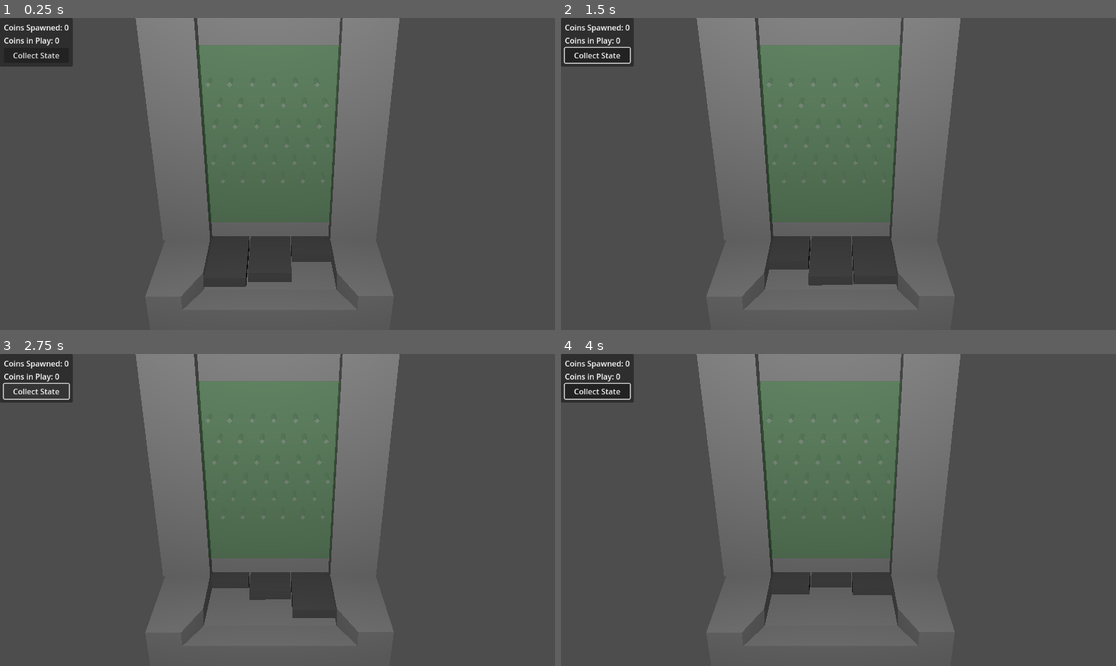
Above: before the commit, frames 1-4 (two rows, left to right).
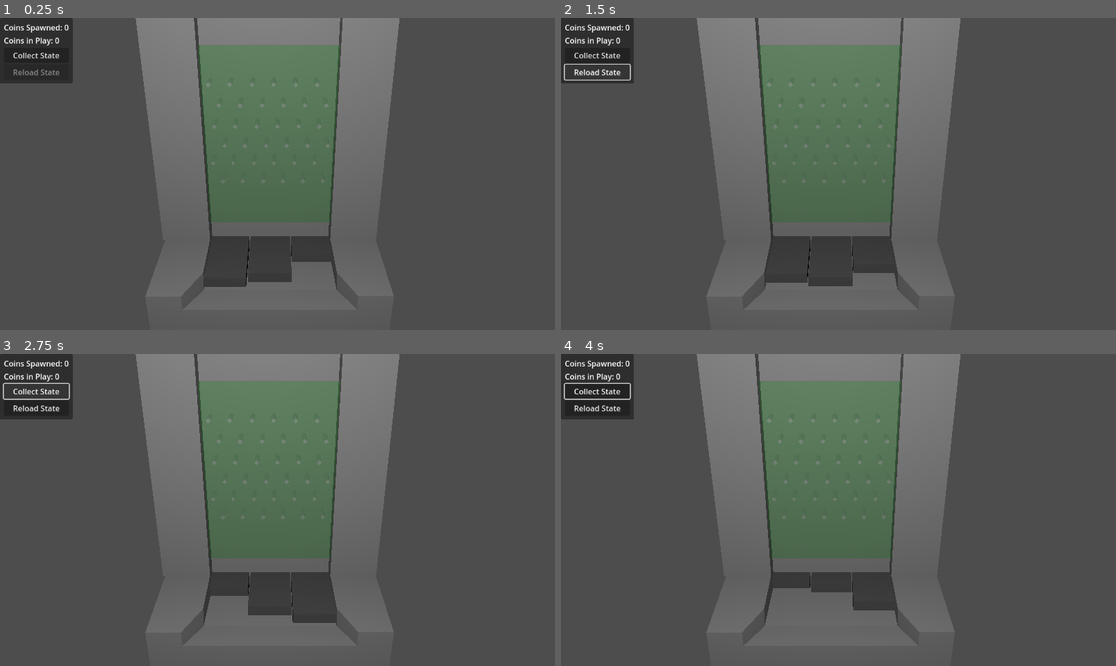
Above: after the commit, the same moments.

Repository: shaunhegarty/coin-pusher-godot
Game: Godot game, scene res://Core/Pusher/coin_pusher.tscn
Two runs of this game, one before a commit and one after it. Both use one fixed random seed, a clock stepped at 60 frames per second and the inputs below.
Inputs (mouse positions are in pixels of both pictures, inside the frame that each line leads up to):
- Up to frame 1 (0.25 s): no input
- Up to frame 2 (1.5 s): click "Collect State" at 0.5 s; click (599, 71) at 1.25 s, where only the run after the commit has a clickable "Reload State"
- Up to frame 3 (2.75 s): click "Collect State" at 2 s
- Up to frame 4 (4 s): click "Collect State" at 2.75 s; move the mouse to (960, 494) at 3.52 s; click (960, 494) at 3.67 s

The runs differ from the first frame. In frame 1, 0.6% of the frame differs, in the area x 0-14%, y 15-21%; in frame 2, 1.1%; in frame 3, 1.4%, in the area x 0-61%, y 15-87%; in frame 4, 1.3%.

Commit message:
Can now reload stored state

Diff:
--- a/Core/Global/game_controller.gd
+++ b/Core/Global/game_controller.gd
@@ -3,24 +3,48 @@
 signal coin_spawned
 signal coin_counted
 signal coins_in_play_changed
+signal game_state_stored
+
+signal node_registered(registered_node)
+signal registration_complete
+
 
 var coin_count: int = 0
 var coins_in_play: int = 0
 
 var animation_player: AnimationPlayer
 var coins_in_play_area: CoinsInPlayArea
+var coin_spawner: CoinSpawner
+
+var is_registration_complete: bool = false
 
 
 func _ready():
 	coin_spawned.connect(increment_coin_count)
+	node_registered.connect(_registration_check)
 
 
 func register_animation_player(pusher_animation_player: AnimationPlayer):
 	animation_player = pusher_animation_player
+	node_registered.emit(animation_player)
 
 
 func register_coins_in_play_area(coins_in_play_area_to_register: CoinsInPlayArea):
 	coins_in_play_area = coins_in_play_area_to_register
+	node_registered.emit(coins_in_play_area)
+
+
+func register_coin_spawner(coin_spawner_to_register: CoinSpawner):
+	coin_spawner = coin_spawner_to_register
+	node_registered.emit(coin_spawner)
+
+
+func _registration_check(registered_node):
+	print("Registration Check: %s" % registered_node.name)
+	if animation_player and coins_in_play_area and coin_spawner:
+		print("Registration Complete")
+		registration_complete.emit()
+		is_registration_complete = true
 
 
 func reset():
@@ -53,3 +77,10 @@
 		game_state.coin_rotations.append(coin.global_rotation)
 
 	stored_game_state = game_state
+
+	game_state_stored.emit()
+
+
+func load_stored_game_state():
+	coin_spawner.load_coins(stored_game_state)
+	animation_player.seek(stored_game_state.animation_time, true)
--- a/Core/Pusher/coin_spawner.gd
+++ b/Core/Pusher/coin_spawner.gd
@@ -4,10 +4,13 @@
 @export var collision_shape: CollisionShape3D
 var box_shape: BoxShape3D
 
+var spawned_coins: Array[RigidBody3D] = []
+
 
 # Called when the node enters the scene tree for the first time.
 func _ready():
 	box_shape = collision_shape.shape
+	GameController.register_coin_spawner(self)
 
 
 func random_spawn_position():
@@ -20,16 +23,40 @@
 	)
 
 
-func spawn_coin(spawn_position: Vector3):
+func spawn_coin_randomly():
+	var spawn_position = random_spawn_position()
 	var coin = coin_scene.instantiate()
 	add_child(coin)
 	coin.global_position = spawn_position
 	GameController.coin_spawned.emit()
 
 
+func spawn_coin(spawn_position: Vector3, spawn_rotation: Vector3):
+	var coin = coin_scene.instantiate()
+	add_child(coin)
+	coin.global_position = spawn_position
+	coin.global_rotation = spawn_rotation
+	GameController.coin_spawned.emit()
+
+
+func load_coins(state: GameState):
+	delete_all_coins()
+	var size = state.coin_positions.size()
+	for i in range(size):
+		spawn_coin(state.coin_positions[i], state.coin_rotations[i])
+
+
+func delete_all_coins():
+	print("kill em all")
+	get_tree().call_group("coin", "queue_free")
+
+
 func _on_input_event(
 	_camera: Node, event: InputEvent, _position: Vector3, _normal: Vector3, _shape_idx: int
 ):
-	if event is InputEventMouseButton and event.button_index == MOUSE_BUTTON_LEFT and event.pressed:
-		for i in range(10):
-			spawn_coin(random_spawn_position())
+	if event is InputEventMouseButton and event.pressed:
+		if event.button_index == MOUSE_BUTTON_LEFT:
+			for i in range(10):
+				spawn_coin_randomly()
+		if event.button_index == MOUSE_BUTTON_RIGHT:
+			delete_all_coins()
--- a/Core/UI/ui.tscn
+++ b/Core/UI/ui.tscn
@@ -3,11 +3,12 @@
 [ext_resource type="Script" path="res://Core/UI/ui_manager.gd" id="1_gerb2"]
 [ext_resource type="Theme" uid="uid://dto2dgjbhtenc" path="res://Assets/Themes/coin_pusher.tres" id="2_lr237"]
 
-[node name="UI" type="CanvasLayer" node_paths=PackedStringArray("coin_count_label", "coins_in_play_label", "collect_state_button")]
+[node name="UI" type="CanvasLayer" node_paths=PackedStringArray("coin_count_label", "coins_in_play_label", "collect_state_button", "reload_state_button")]
 script = ExtResource("1_gerb2")
 coin_count_label = NodePath("PanelContainer/MarginContainer/VBoxContainer/CoinCounter")
 coins_in_play_label = NodePath("PanelContainer/MarginContainer/VBoxContainer/CoinsInPlay")
 collect_state_button = NodePath("PanelContainer/MarginContainer/VBoxContainer/CollectStateButton")
+reload_state_button = NodePath("PanelContainer/MarginContainer/VBoxContainer/ReloadStateButton")
 
 [node name="PanelContainer" type="PanelContainer" parent="."]
 offset_right = 40.0
@@ -33,3 +34,8 @@
 [node name="CollectStateButton" type="Button" parent="PanelContainer/MarginContainer/VBoxContainer"]
 layout_mode = 2
 text = "Collect State"
+
+[node name="ReloadStateButton" type="Button" parent="PanelContainer/MarginContainer/VBoxContainer"]
+layout_mode = 2
+disabled = true
+text = "Reload State"
--- a/Core/UI/ui_manager.gd
+++ b/Core/UI/ui_manager.gd
@@ -3,13 +3,23 @@
 @export var coin_count_label: Label
 @export var coins_in_play_label: Label
 @export var collect_state_button: Button
+@export var reload_state_button: Button
 
 
 # Called when the node enters the scene tree for the first time.
 func _ready():
 	GameController.coin_counted.connect(update_coin_count)
 	GameController.coins_in_play_changed.connect(update_coins_in_play)
+	GameController.game_state_stored.connect(enable_coin_reload)
+
+	if not GameController.is_registration_complete:
+		print("Nearly Ready")
+		await GameController.registration_complete
+		print("Registration Complete")
+
 	collect_state_button.pressed.connect(GameController.store_game_state)
+	reload_state_button.pressed.connect(GameController.load_stored_game_state)
+
 
 
 func update_coin_count():
@@ -18,3 +28,8 @@
 
 func update_coins_in_play():
 	coins_in_play_label.text = "Coins In Play: %s" % GameController.coins_in_play
+
+
+func enable_coin_reload():
+	print("enable coin reload")
+	reload_state_button.disabled = false
